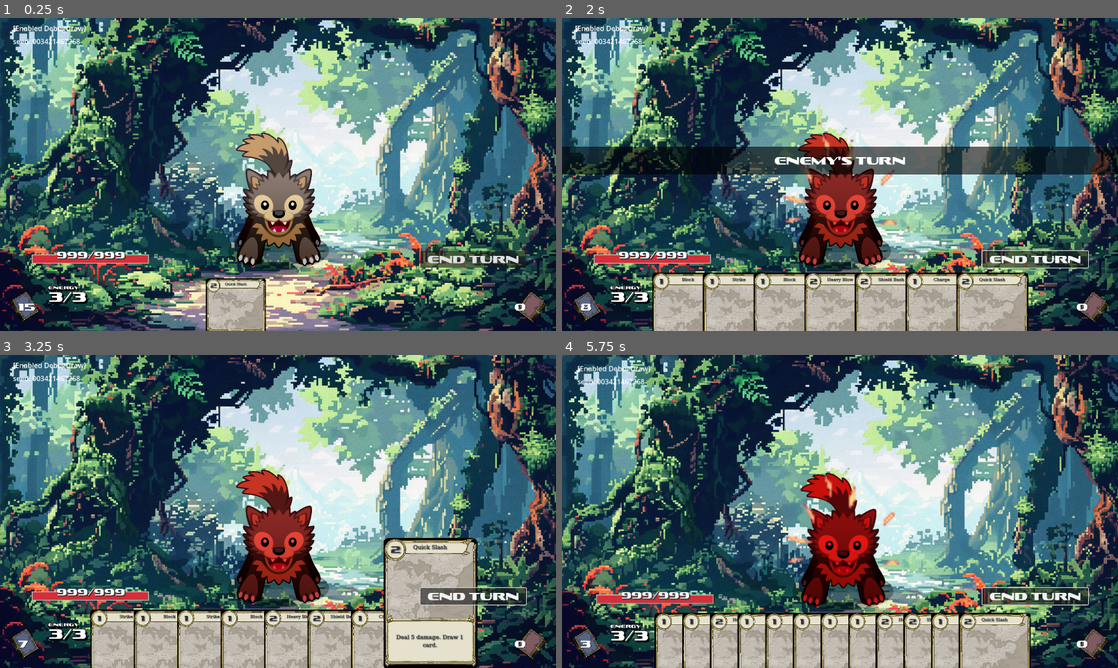
Above: before the commit, frames 1-4 (two rows, left to right).
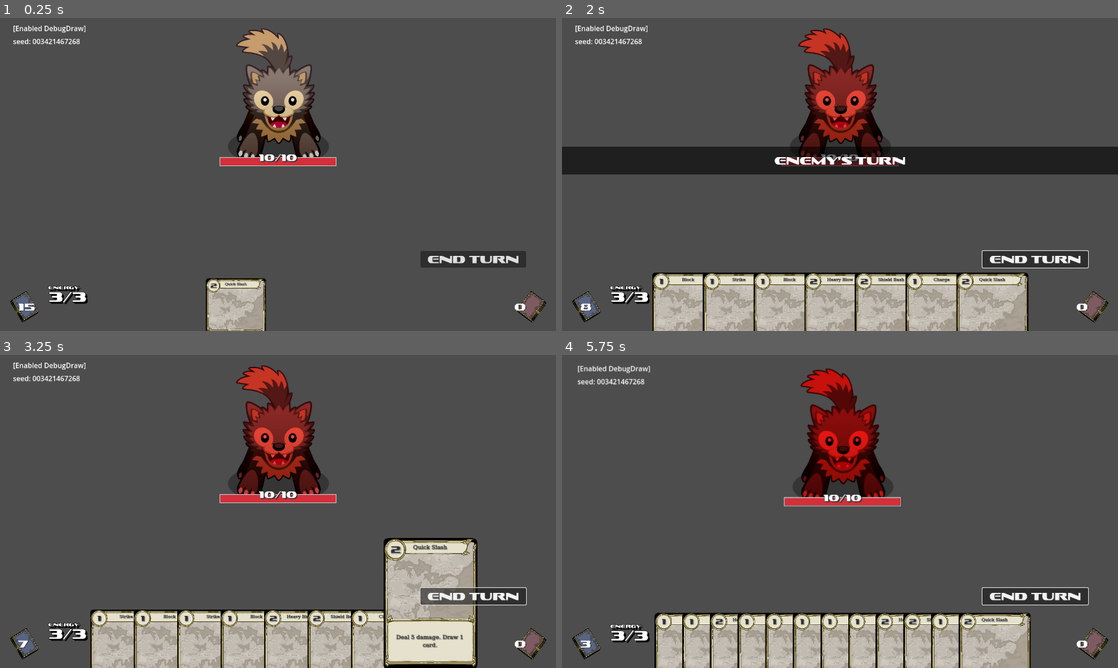
Above: after the commit, the same moments.

Repository: wertrain/mage-hero-chronicles-godot
Game: Godot game, scene res://scene/scene/battle/battle_scene.tscn
The game is run twice, just before and just after one commit, with the same random seed, the same clock (stepped at 60 frames per second) and the same inputs.
Inputs (mouse positions are in pixels of both pictures, inside the frame that each line leads up to):
- Up to frame 1 (0.25 s): no input
- Up to frame 2 (2 s): click "End Turn" at 0.5 s; tap Enter (ui_accept) at 1.25, 1.52 s; move the mouse to (962, 158) at 1.27 s; hold Right (ui_right) from 1.28 s (still down); click (962, 158) at 1.42 s
- Up to frame 3 (3.25 s): move the mouse to (166, 527) at 2.02 s; release Right (ui_right) at 2.03 s; hold Left (ui_left) 2.03-2.78 s; tap Enter (ui_accept) at 2.27 s; move the mouse to (333, 442) at 2.77 s; hold Right (ui_right) from 2.78 s (still down)
- Up to frame 4 (5.75 s): tap Enter (ui_accept) at 3.5, 3.77, 4.52, 5.27 s; move the mouse to (812, 574) at 3.52 s; click (812, 574) at 3.67 s; move the mouse to (1006, 558) at 4.27 s; release Right (ui_right) at 4.28 s; hold Left (ui_left) from 4.28 s (still down); move the mouse to (673, 464) at 5.02 s

The runs differ from the first frame. In frame 1, 95% of the frame differs, in the area x 0-100%, y 0-100%; in frame 2, 83%; in frame 3, 81%; in frame 4, 85%.
Error after the commit: Invalid type in function 'spawn' in base 'Node2D (EffectSpawner)'. Cannot convert argument 2 from String to int. (res://scene/scene/battle/battle_scene.gd:79)

Commit message:
add battle effect

Diff:
--- a/data/cards.json
+++ b/data/cards.json
@@ -1,67 +1,224 @@
 {
-	"lines": [
-		{
-			"guid": "02393a2b-4fde-416e-9ade-2fa7325f91d0",
-			"id": "0",
-			"name": "Strike",
-			"cost": 1,
-			"description": "Deal 6 damage."
-		},
-		{
-			"guid": "55a368a5-56e0-4364-ae5d-f77a02d56799",
-			"id": "1",
-			"name": "Heavy Blow",
-			"cost": 2,
-			"description": "Deal 9 damage."
-		},
-		{
-			"guid": "6e32b47e-0359-48ab-abde-558b562cfcd9",
-			"id": "2",
-			"name": "Charge",
-			"cost": 1,
-			"description": "Deal 4 damage and gain 2 block."
-		},
-		{
-			"guid": "10a4cd28-bea9-4174-9c37-e0b2b25ca08c",
-			"id": "3",
-			"name": "Quick Slash",
-			"cost": 2,
-			"description": "Deal 5 damage. Draw 1 card."
-		},
-		{
-			"guid": "b749f9dd-00a6-4bc9-921a-ee7bfbc2f4e5",
-			"id": "4",
-			"name": "Shield Bash",
-			"cost": 2,
-			"description": "Deal 3 damage for every block you have."
-		},
-		{
-			"guid": "77fdd3fd-1bce-4ae9-82ba-d23e54882db2",
-			"id": "5",
-			"name": "Cleave",
-			"cost": 2,
-			"description": "Deal 6 damage to all enemies."
-		},
-		{
-			"guid": "971c7720-17c8-44ee-9ec8-c5e4f4546d8a",
-			"id": "6",
-			"name": "Parry",
-			"cost": 1,
-			"description": "Negate the next attack."
-		},
-		{
-			"guid": "857fee85-1567-4d33-9e07-3916b8188f10",
-			"id": "7",
-			"name": "Block",
-			"cost": 1,
-			"description": "Gain 5 block."
-		},
-		{
-			"guid": "b2036b92-b1ed-4137-88a0-f28767e5a7ee",
-			"id": "8",
-			"name": "Warrior's Stance",
-			"cost": 1,
-			"description": "Gain 4 block at the start of your next turn."
-		}
-	]
+    "lines": [
+        {
+            "guid": "02393a2b-4fde-416e-9ade-2fa7325f91d0",
+            "id": "0",
+            "name": "Strike",
+            "cost": 1,
+            "description": "Deal 6 damage.",
+            "detail_description": "Deal 6 damage.",
+            "actions": [
+                {
+                    "guid": "d5f226db-18da-4a08-815d-22e1b3c0b3ec",
+                    "type": "damage",
+                    "target": "enemy",
+                    "value": 6,
+                    "turns": 0,
+                    "id": "0",
+                    "effect_type": "impact_a",
+                    "effect_index": 20
+                }
+            ]
+        },
+        {
+            "guid": "55a368a5-56e0-4364-ae5d-f77a02d56799",
+            "id": "1",
+            "name": "Heavy Blow",
+            "cost": 2,
+            "description": "Deal 9 damage.",
+            "detail_description": "Deal 9 damage.",
+            "actions": [
+                {
+                    "guid": "2af41f55-a0d2-4b83-837c-55c0512b95cd",
+                    "type": "damage",
+                    "target": "enemy",
+                    "value": 9,
+                    "turns": 0,
+                    "id": "0",
+                    "effect_type": "impact_a",
+                    "effect_index": 4
+                }
+            ]
+        },
+        {
+            "guid": "6e32b47e-0359-48ab-abde-558b562cfcd9",
+            "id": "2",
+            "name": "Charge",
+            "cost": 1,
+            "description": "Deal 4 damage and gain 2 block.",
+            "detail_description": "Deal 4 damage and gain 2 block.",
+            "actions": [
+                {
+                    "guid": "2cc6c694-e3ca-4e8d-a0cc-273d3f37469f",
+                    "type": "damage",
+                    "target": "enemy",
+                    "value": 4,
+                    "turns": 0,
+                    "id": "0",
+                    "effect_type": "impact_a",
+                    "effect_index": 8
+                },
+                {
+                    "guid": "0bbea739-bc49-4eb2-9ef3-380271a1ded7",
+                    "type": "shield",
+                    "target": "self",
+                    "value": 2,
+                    "turns": 0,
+                    "id": "1",
+                    "effect_type": "",
+                    "effect_index": 0
+                }
+            ]
+        },
+        {
+            "guid": "10a4cd28-bea9-4174-9c37-e0b2b25ca08c",
+            "id": "3",
+            "name": "Quick Slash",
+            "cost": 2,
+            "description": "Deal 5 damage. Draw 1 card.",
+            "detail_description": "Deal 5 damage. Draw 1 card.",
+            "actions": [
+                {
+                    "guid": "2ca05357-927f-4105-87d4-7e17259e4dd7",
+                    "type": "damage",
+                    "target": "enemy",
+                    "value": 5,
+                    "turns": 0,
+                    "id": "0",
+                    "effect_type": "impact_a",
+                    "effect_index": 7
+                },
+                {
+                    "guid": "b8be75b2-a628-4052-ac4f-23547d7e31ba",
+                    "type": "draw",
+                    "target": "self",
+                    "value": 1,
+                    "turns": 0,
+                    "id": "1",
+                    "effect_type": "",
+                    "effect_index": 0
+                }
+            ]
+        },
+        {
+            "guid": "b749f9dd-00a6-4bc9-921a-ee7bfbc2f4e5",
+            "id": "4",
+            "name": "Shield Bash",
+            "cost": 2,
+            "description": "Deal 3 damage for every block you have.",
+            "detail_description": "Deal 3 damage for every block you have.",
+            "actions": [
+                {
+                    "guid": "02b27e87-3a49-4307-b3c6-fed206db85cf",
+                    "type": "damage",
+                    "target": "enemy",
+                    "value": 0,
+                    "turns": 0,
+                    "effect_type": "impact_a",
+                    "effect_index": 0,
+                    "id": "0"
+                }
+            ]
+        },
+        {
+            "guid": "77fdd3fd-1bce-4ae9-82ba-d23e54882db2",
+            "id": "5",
+            "name": "Cleave",
+            "cost": 2,
+            "description": "Deal 6 damage to all enemies.",
+            "detail_description": "Deal 6 damage to all enemies.",
+            "actions": [
+                {
+                    "guid": "a41a532b-2473-43c2-8a4b-ffd72c78337b",
+                    "type": "damage",
+                    "target": "all_enemies",
+                    "value": 6,
+                    "turns": 0,
+                    "id": "0",
+                    "effect_type": "impact_a",
+                    "effect_index": 21
+                }
+            ]
+        },
+        {
+            "guid": "971c7720-17c8-44ee-9ec8-c5e4f4546d8a",
+            "id": "6",
+            "name": "Parry",
+            "cost": 2,
+            "description": "Gain 5 block. Draw 1 card.",
+            "detail_description": "Gain 5 block. Draw 1 card.",
+            "actions": [
+                {
+                    "guid": "570db5db-d212-4d88-887b-013d2c79a18f",
+                    "type": "shield",
+                    "target": "self",
+                    "value": 5,
+                    "turns": 0,
+                    "id": "0",
+                    "effect_type": "",
+                    "effect_index": 0
+                },
+                {
+                    "guid": "5c623352-1b0e-4c08-a83b-49abfc362f82",
+                    "type": "draw",
+                    "target": "self",
+                    "value": 1,
+                    "turns": 0,
+                    "id": "1",
+                    "effect_type": "",
+                    "effect_index": 0
+                }
+            ]
+        },
+        {
+            "guid": "857fee85-1567-4d33-9e07-3916b8188f10",
+            "id": "7",
+            "name": "Block",
+            "cost": 1,
+            "description": "Gain 5 block.",
+            "detail_description": "Gain 5 block.",
+            "actions": [
+                {
+                    "guid": "1314b470-5b56-4359-b3c0-23e4f41db753",
+                    "type": "shield",
+                    "target": "self",
+                    "value": 5,
+                    "turns": 0,
+                    "id": "0",
+                    "effect_type": "",
+                    "effect_index": 0
+                }
+            ]
+        },
+        {
+            "guid": "b2036b92-b1ed-4137-88a0-f28767e5a7ee",
+            "id": "8",
+            "name": "Warrior's Stance",
+            "cost": 2,
+            "description": "Gain 5 block. Gain 4 block at the start of your next turn.",
+            "detail_description": "Gain 5 block. Gain 4 block at the start of your next turn.",
+            "actions": [
+                {
+                    "guid": "a533a5ce-04b9-428d-95b7-d4458a9ba29e",
+                    "type": "shield",
+                    "target": "self",
+                    "value": 5,
+                    "turns": 0,
+                    "id": "0",
+                    "effect_type": "",
+                    "effect_index": 0
+                },
+                {
+                    "guid": "9562781f-af6d-4487-97fd-1bc8dd4978c9",
+                    "type": "shield",
+                    "target": "self",
+                    "value": 4,
+                    "turns": 1,
+                    "id": "1",
+                    "effect_type": "",
+                    "effect_index": 0
+                }
+            ]
+        }
+    ]
 }
--- a/scene/card/card.gd
+++ b/scene/card/card.gd
@@ -12,6 +12,7 @@
 	$Label_Cost.text = str(data.cost)
 	$Sprite2D_Card/Control.tooltip_text = data.detail_description
 	_cost = data.cost
+	_data = data
 
 func get_data() -> CardData:
 	return _data
--- a/scene/effect/effect_spawner.gd
+++ b/scene/effect/effect_spawner.gd
@@ -4,10 +4,36 @@
 # エフェクトのシーンをロード
 var effect_scene: PackedScene = preload("res://scene/effect/sprite_effect.tscn")
 
+enum EffectType {
+	IMPACT_A,
+	IMPACT_B,
+	DRAW
+}
+
+var sprite_frame_list = [
+	preload("res://art/effect/frames/impact_a1.tres"),
+	preload("res://art/effect/frames/impact_a1.tres"),
+]
+
+var effect_scale_list = [
+	Vector2(5.0, 5.0),
+	Vector2(5.0, 5.0),
+]
+
+var effect_speed_scale_list = [
+	4.0,
+	4.0,
+]
+
 # エフェクトを生成して再生
-func spawn(animation_name: String, effect_position: Vector2):
+func spawn(type: EffectType, index: int, effect_position: Vector2):
+	spawn_by_name(type, "%03d" % index, effect_position)
+
+func spawn_by_name(type: EffectType, animation_name: String, effect_position: Vector2):
 	var effect = effect_scene.instantiate() as SpriteEffect
+	effect.sprite_frames = sprite_frame_list[type]
 	effect.position = effect_position
 	effect.animation_name = animation_name
-	effect.scale = Vector2(5.0, 5.0)
+	effect.speed_scale = effect_speed_scale_list[type]
+	effect.scale = effect_scale_list[type]
 	add_child(effect)
--- a/scene/effect/sprite_effect.gd
+++ b/scene/effect/sprite_effect.gd
@@ -1,15 +1,18 @@
 class_name SpriteEffect
 extends Node2D
 
-# エフェクトのための AnimatedSprite2D を保持
 @export var animation_name: String = "000" # 再生するアニメーションの名前
 @export var autoplay: bool = true # 自動再生するかどうか
+@export var sprite_frames: SpriteFrames = preload("res://art/effect/frames/impact_a1.tres")
+@export var speed_scale: float = 1
 
 # Called when the node enters the scene tree for the first time.
 func _ready() -> void:
 	# 子ノードの AnimatedSprite2D を取得
 	var animated_sprite: AnimatedSprite2D = $AnimatedSprite2D
+	animated_sprite.sprite_frames = sprite_frames
 	animated_sprite.animation_finished.connect(_on_animation_finished)
+	animated_sprite.speed_scale = speed_scale
 	if (autoplay):
 		play_effect()
 
--- a/scene/effect/sprite_effect.tscn
+++ b/scene/effect/sprite_effect.tscn
@@ -8,4 +8,4 @@
 
 [node name="AnimatedSprite2D" type="AnimatedSprite2D" parent="."]
 sprite_frames = ExtResource("1_stvyh")
-animation = &"023"
+animation = &"000"
--- a/scene/scene/battle/battle_enemy.tscn
+++ b/scene/scene/battle/battle_enemy.tscn
@@ -15,4 +15,4 @@
 target = NodePath("../Sprite2D")
 
 [node name="HealthBar" parent="." instance=ExtResource("3_30w52")]
-position = Vector2(120, 488)
+position = Vector2(-136, 200)
--- a/scene/scene/battle/battle_scene.gd
+++ b/scene/scene/battle/battle_scene.gd
@@ -22,8 +22,14 @@
 func get_hands() -> Hands:
 	return _hands
 
+func get_camera() -> Camera2D:
+	return _camera
+
 func get_sequence_message() -> SequenceMessage:
 	return $SequenceMessage
+
+func get_effect_spawner() -> EffectSpawner:
+	return $EffectSpawner
 
 func _ready() -> void:
 	var my_seed = "Godot Rocks"
@@ -34,8 +40,8 @@
 	add_child(_camera)
 	_enemy = enemy_scene.instantiate()
 	var viewport_rect = get_viewport().size
-	_enemy.position.x = viewport_rect.x / 2
-	_enemy.position.y = viewport_rect.y / 2
+	_enemy.position.x = viewport_rect.x / 2.0
+	_enemy.position.y = viewport_rect.y / 2.0 - _enemy.get_sprite_rect().size.y / 2.0
 	$Background.add_sibling(_enemy)
 	# カードのロードとデッキ作成
 	var database = DataBase.new()
@@ -70,7 +76,7 @@
 	ScreenEffect.play_shake(_camera)
 	ScreenEffect.play_flash(_enemy.get_sprite(), Color.RED)
 	ScreenEffect.play_flash_screen(self, Color.WHITE, 0.05, 2)
-	$EffectSpawner.spawn("000", _enemy.position)
+	$EffectSpawner.spawn(EffectSpawner.EffectType.IMPACT_A, "000", _enemy.position)
 	pass
 
 func _on_card_drawn(_card_data: CardData):
--- a/scene/scene/battle/battle_scene.tscn
+++ b/scene/scene/battle/battle_scene.tscn
@@ -29,6 +29,7 @@
 hands_scene = ExtResource("4_whw1m")
 
 [node name="Background" parent="." instance=ExtResource("2_otgsh")]
+visible = false
 
 [node name="HealthBar" parent="Background" instance=ExtResource("5_yw7ko")]
 position = Vector2(72, 544)
--- a/scene/scene/battle/state/state_play_card.gd
+++ b/scene/scene/battle/state/state_play_card.gd
@@ -1,13 +1,17 @@
 class_name PlayCard
 extends State
 
-func enter_with_params(_params: Dictionary):
-	#var card: Card = params["card"]
-	#var card_data:CardData = card.get_data()
+func enter_with_params(params: Dictionary):
+	var card: Card = params["card"]
+	var card_data:CardData = card.get_data()
 	var root: BattleScene = get_tree().current_scene
 	var enemy = root.get_enemy()
 	enemy.shake()
 	ScreenEffect.play_flash(enemy, Color.RED)
-	enemy.damage(5)
+	for a in card_data.actions:
+		var action: BattleAciton = a
+		if action._type == BattleAciton.ActionType.DAMAGE:
+			enemy.damage(action._value)
+		root.get_effect_spawner().spawn(action._effect_type, action._effect_index, enemy.position)
 	await get_tree().create_timer(1).timeout
 	transitioned.emit("ActionSelection")
--- a/script/data/battle_action.gd
+++ b/script/data/battle_action.gd
@@ -4,7 +4,8 @@
 enum ActionType {
 	DAMAGE,
 	SHIELD,
-	DRAW
+	DRAW,
+	UNDEFINED
 }
 
 enum ActionTarget {
@@ -19,3 +20,37 @@
 var _target: ActionTarget
 var _value: int
 var _turns: int
+var _effect_type: EffectSpawner.EffectType
+var _effect_index: int
+
+func set_action_type(type: String) -> void:
+	_type = _string_to_action_type(type)
+
+func set_target_type(target: String) -> void:
+	_target = _string_to_action_target(target)
+
+func set_effect_type(type: String) -> void:
+	_effect_type = _string_to_effect_type(type)
+
+func _string_to_action_type(type: String) -> ActionType:
+	match type:
+		"damage": return ActionType.DAMAGE
+		"shield": return ActionType.SHIELD
+		"draw":   return ActionType.DRAW
+	return ActionType.UNDEFINED
+
+func _string_to_action_target(target: String) -> ActionTarget:
+	match target:
+		"damage":        return ActionTarget.ENEMY
+		"self":          return ActionTarget.SELF
+		"all_enemies":   return ActionTarget.ALL_ENEMIES
+		"random_enemy":  return ActionTarget.RANDOM_ENEMY
+		"all_allies":    return ActionTarget.ALL_ALLIES
+	return ActionTarget.ENEMY
+
+func _string_to_effect_type(type: String) -> EffectSpawner.EffectType:
+	match type:
+		"impact_a": return EffectSpawner.EffectType.IMPACT_A
+		"impact_b": return EffectSpawner.EffectType.IMPACT_B
+		"draw":   return EffectSpawner.EffectType.IMPACT_A
+	return EffectSpawner.EffectType.IMPACT_A
--- a/script/data/card_data.gd
+++ b/script/data/card_data.gd
@@ -6,3 +6,4 @@
 var description: String
 var detail_description: String
 var cost: int = 0
+var actions: Array = Array()
--- a/script/data/database.gd
+++ b/script/data/database.gd
@@ -25,6 +25,15 @@
 			card.description = c["description"]
 			card.detail_description = c["description"]
 			card.cost = int(c["cost"])
+			for a in c["actions"]:
+				var action:BattleAciton = BattleAciton.new()
+				action.set_action_type(a["type"])
+				action.set_target_type(a["target"])
+				action._value = int(a["value"])
+				action._turns = int(a["turns"])
+				action.set_effect_type(a["effect_type"])
+				action._effect_index = int(a["effect_index"])
+				card.actions.append(action)
 			_card_dictionary[c["guid"]] = card
 			_cards.append(card)
 		return _cards
Not shown, changed: data/data.dpo
